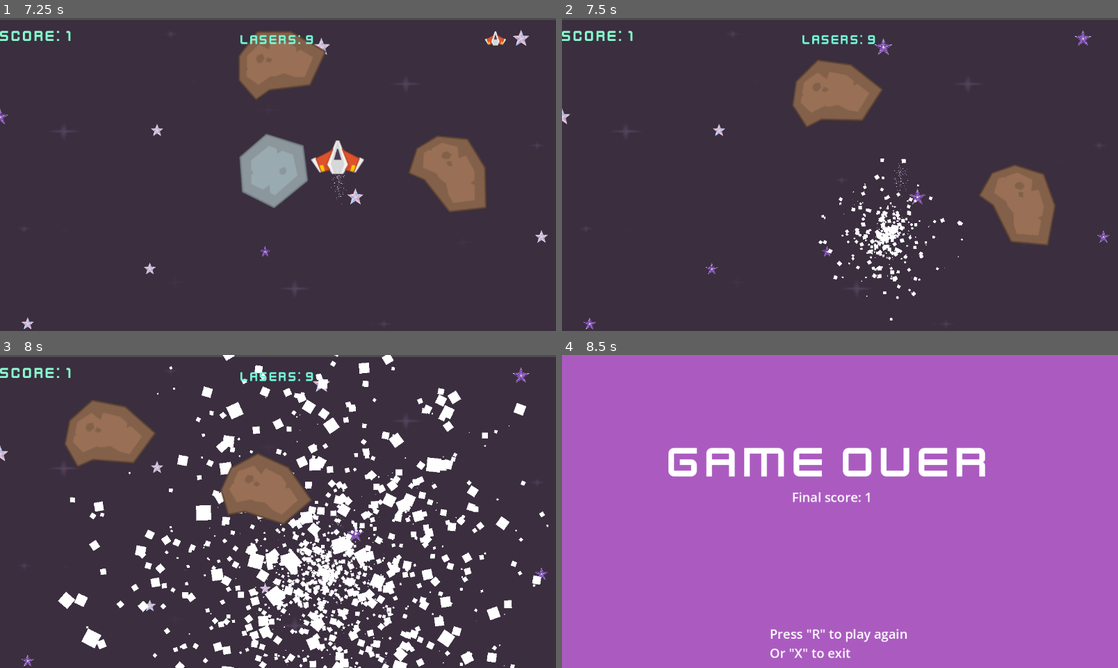
Above: before the commit, frames 1-4 (two rows, left to right).
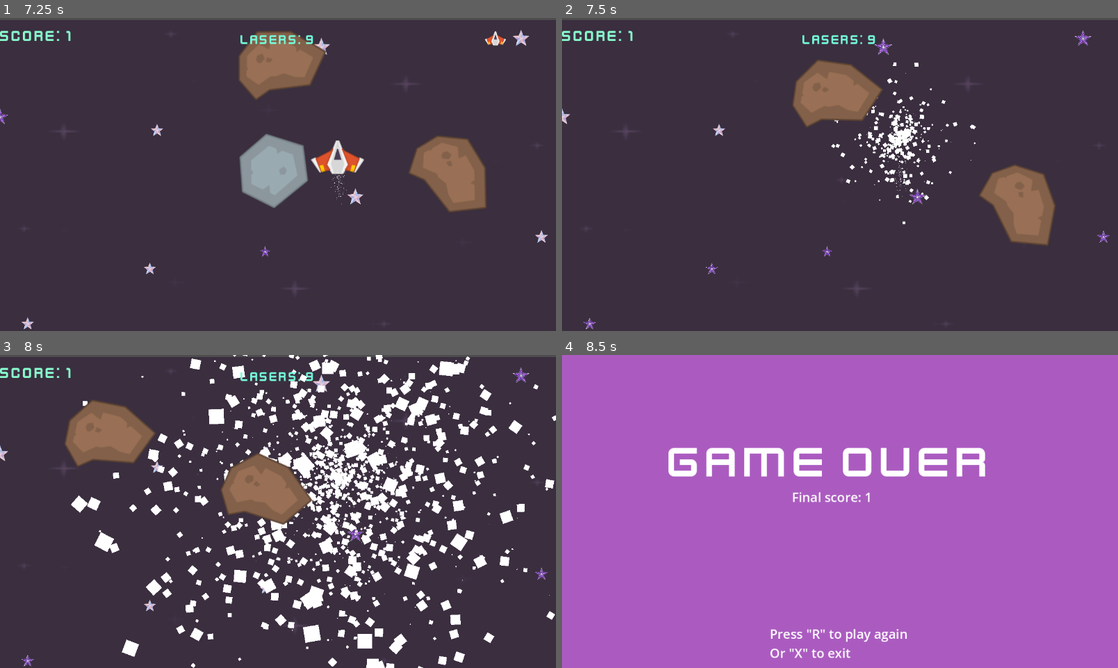
Above: after the commit, the same moments.

Repository: nonakarim/godot-space-shooter
Game: Godot game, scene res://Scenes/start.tscn
The game is run twice, just before and just after one commit, with the same random seed, the same clock (stepped at 60 frames per second) and the same inputs.
Inputs (mouse positions are in pixels of both pictures, inside the frame that each line leads up to):
- Up to frame 1 (7.25 s): tap Enter (Enter) at 0.5 s; move the mouse to (400, 158) at 0.52 s; hold Right (KeyRight) 0.53-1.28 s; hold Enter (Enter) 0.53-1.28 s; click (400, 158) at 0.67 s; move the mouse to (166, 190) at 1.27 s; hold Down (KeyDown) 1.28-2.03 s; tap O (Original) at 1.35, 4.35 s; move the mouse to (333, 105) at 2.02 s; hold Right (KeyRight) 2.03-2.78 s; tap R (Replay) at 2.1, 5.1 s; move the mouse to (250, 237) at 2.77 s; hold Up (KeyUp) 2.78-3.53 s; tap Space (Shoot) at 2.85, 5.85 s; click (250, 237) at 2.92 s; move the mouse to (444, 221) at 3.52 s; hold Enter (Enter) 3.53-4.28 s; hold Left (KeyLeft) 3.53-5.03 s; move the mouse to (111, 127) at 4.27 s; move the mouse to (305, 174) at 5.02 s; hold Down (KeyDown) 5.03-5.78 s; click (305, 174) at 5.17 s; move the mouse to (194, 96) at 5.77 s; hold Right (KeyRight) 5.78-6.53 s; move the mouse to (400, 158) at 6.52 s; hold Up (KeyUp) from 6.53 s (still down); hold Enter (Enter) from 6.53 s (still down)
- Up to frame 2 (7.5 s): move the mouse to (728, 190) at 7.27 s; release Up (KeyUp) at 7.28 s; release Enter (Enter) at 7.28 s; hold Right (KeyRight) from 7.28 s (still down); tap O (Original) at 7.35 s; click (728, 190) at 7.42 s
- Up to frame 3 (8 s): keep holding Right (KeyRight)
- Up to frame 4 (8.5 s): move the mouse to (895, 442) at 8.02 s; release Right (KeyRight) at 8.03 s; hold Down (KeyDown) from 8.03 s (still down); tap R (Replay) at 8.1 s

Frame 1 is identical in both runs. In frame 2, 2.2% of the frame differs, in the area x 46-75%, y 14-97%; in frame 3, 21%, in the area x 10-100%, y 0-100%; in frame 4, nothing differs.

Commit message:
Add explosion sound

Diff:
--- a/Scenes/player.tscn
+++ b/Scenes/player.tscn
@@ -1,8 +1,9 @@
-[gd_scene load_steps=10 format=3 uid="uid://coe75mcwik7"]
+[gd_scene load_steps=11 format=3 uid="uid://coe75mcwik7"]
 
 [ext_resource type="Texture2D" uid="uid://c274bdbasjd3v" path="res://Graphics/PNG/playerShip2_orange.png" id="1_4flbx"]
 [ext_resource type="Script" uid="uid://ds01ofabjdfx" path="res://Scripts/player.gd" id="1_cvnsp"]
 [ext_resource type="AudioStream" uid="uid://71gs86tdhcc8" path="res://Graphics/Fonts&sounds/sfx-laser2_buXrdMnm .ogg" id="3_6t5aa"]
+[ext_resource type="AudioStream" uid="uid://cpc2a2ju6kbs1" path="res://Graphics/Fonts&sounds/Explosion.mp3" id="4_vgqql"]
 
 [sub_resource type="CanvasTexture" id="CanvasTexture_vgqql"]
 
@@ -55,6 +56,7 @@
 
 [node name="LaserTimer" type="Timer" parent="."]
 wait_time = 0.5
+autostart = true
 
 [node name="Laser_Sound" type="AudioStreamPlayer2D" parent="."]
 position = Vector2(4, 6)
@@ -69,10 +71,13 @@
 process_material = SubResource("ParticleProcessMaterial_fkybt")
 
 [node name="GPUParticles2D2" type="GPUParticles2D" parent="."]
-position = Vector2(152, 262)
+position = Vector2(182, 36)
 emitting = false
 amount = 2000
 texture = SubResource("CanvasTexture_6t5aa")
 process_material = SubResource("ParticleProcessMaterial_vgqql")
 
+[node name="AudioStreamPlayer2D" type="AudioStreamPlayer2D" parent="."]
+stream = ExtResource("4_vgqql")
+
 [connection signal="timeout" from="LaserTimer" to="." method="_on_laser_timer_timeout"]
--- a/Scripts/player.gd
+++ b/Scripts/player.gd
@@ -31,6 +31,9 @@
 	move_and_slide()
 
 	if Global.laserCount == 0 or Global.health <= 0:
+		Music.playing = false
+		if not $AudioStreamPlayer2D.playing:
+			$AudioStreamPlayer2D.play()
 		position = pos
 		$GPUParticles2D.emitting = false
 		$PlayerImage.visible = false
@@ -38,6 +41,5 @@
 		await get_tree().create_timer(1.0).timeout
 		get_tree().change_scene_to_file("res://Scenes/Game over.tscn")
 
-
 func _on_laser_timer_timeout() -> void:
-	can_shoot = true;
+	can_shoot = true
Not shown, added: Graphics/Fonts&sounds/Explosion.mp3
Not shown, added: Graphics/Fonts&sounds/Hit.mp3
